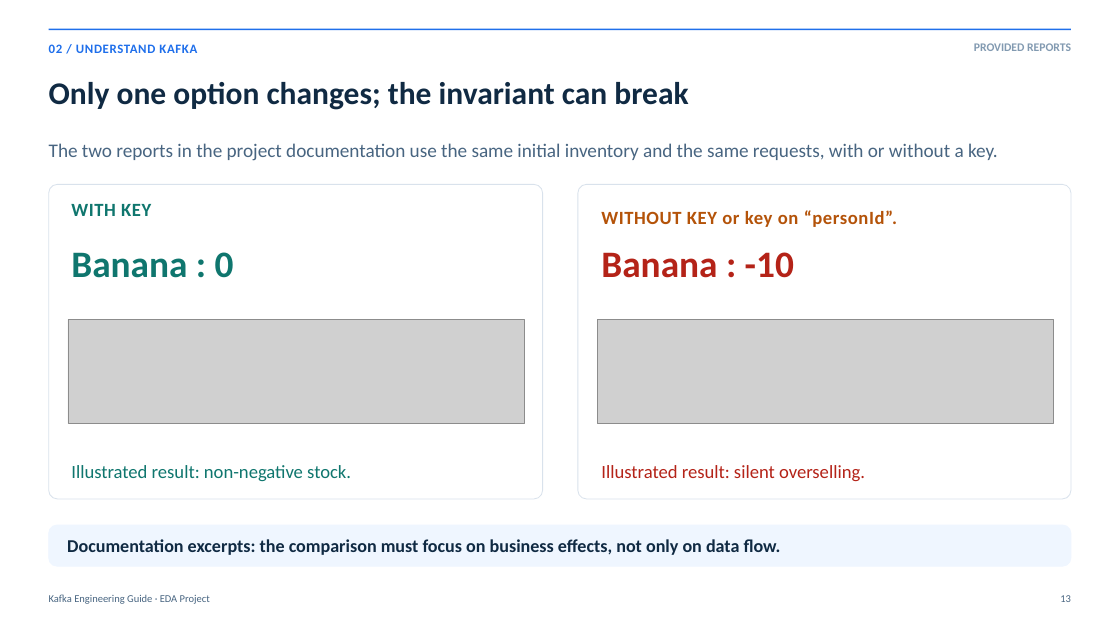
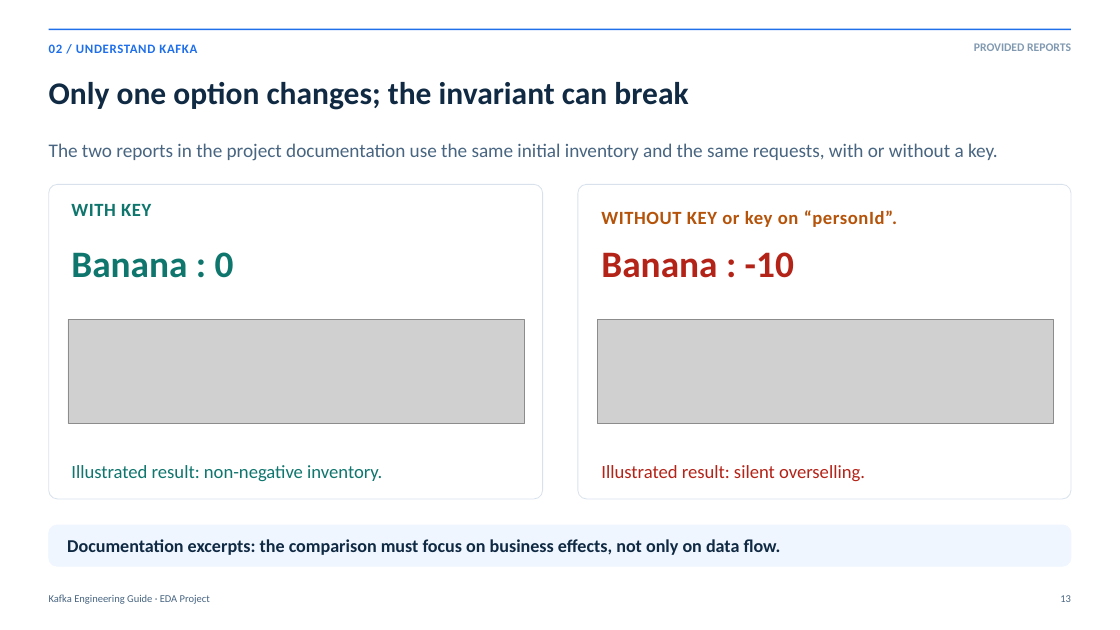
Before and after one commit to rdemers/org-rd-fullstack-springboot-eda, a slide deck: slide 13 of doc/presentation/org-rd-fullstack-springboot-eda-en.pptx. Drawn at 1120x630 pixels with LibreOffice and Linux fonts; fonts in the diff are those of the drawing; grey boxes stand for pictures. Boxes give left, top, right and bottom in pixels: in the first picture for what was removed or moved away, otherwise in the second. Text is boxed around its words. In the diff, an @@ line names an element or a change of style, - is before the commit and + after.

```diff
--- a/doc/presentation/org-rd-fullstack-springboot-eda-en.pptx
+++ b/doc/presentation/org-rd-fullstack-springboot-eda-en.pptx
@@ text at <box>71,465,382,481</box>: text changed @@
-Illustrated result: non-negative stock.
+Illustrated result: non-negative inventory.
```
Also in this commit, not shown: 1 other slide changed, 3 other files.
